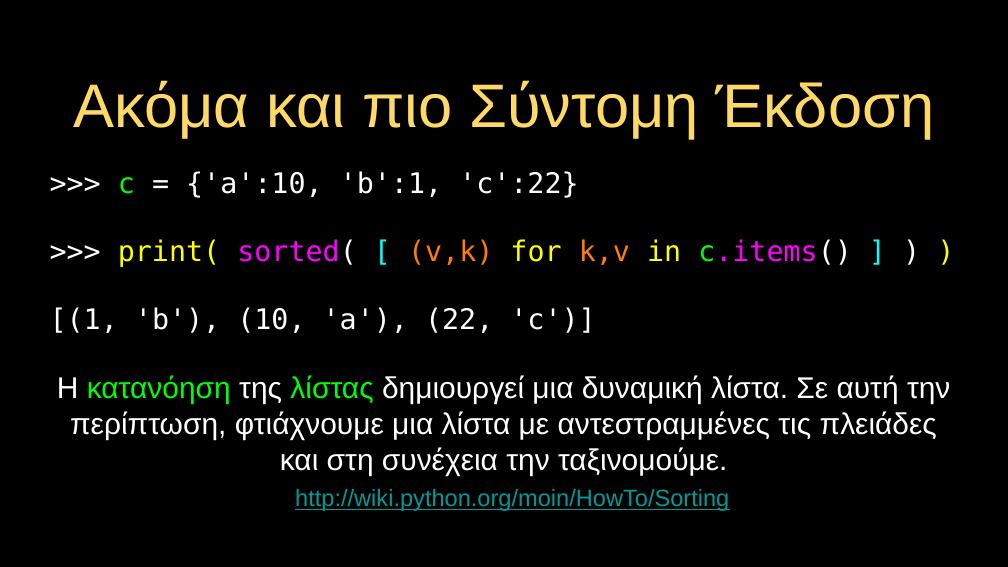
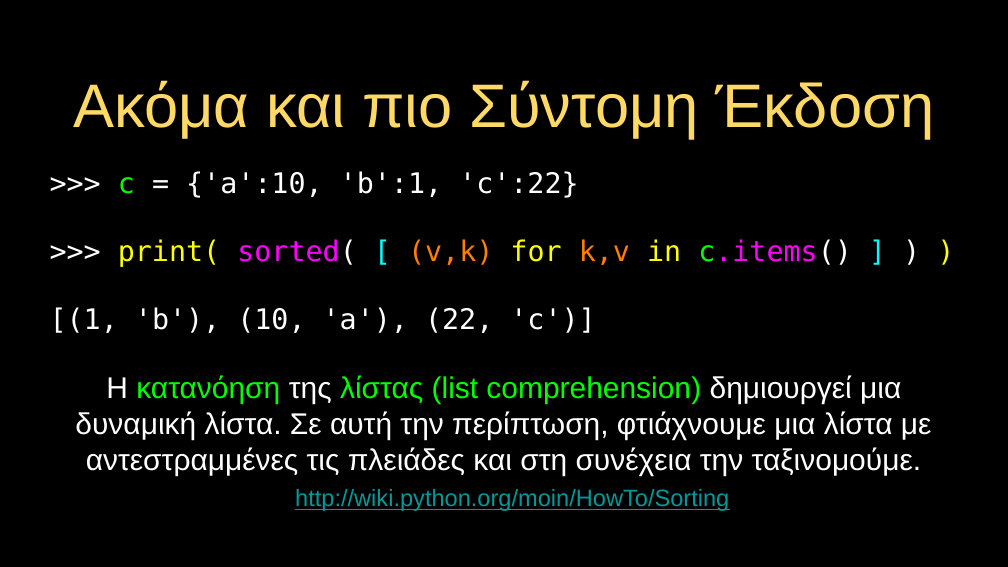
Before and after one commit to csev/py4e, a slide deck: slide 14 of lectures3/gr/Pythonlearn-10-Tuples.pptx. Drawn at 1008x567 pixels with LibreOffice and Linux fonts; fonts in the diff are those of the drawing. Boxes give left, top, right and bottom in pixels: in the first picture for what was removed or moved away, otherwise in the second. Text is boxed around its words. In the diff, an @@ line names an element or a change of style, - is before the commit and + after.

```diff
--- a/lectures3/gr/Pythonlearn-10-Tuples.pptx
+++ b/lectures3/gr/Pythonlearn-10-Tuples.pptx
@@ text at (x1=75, y1=375, x2=932, y2=475): text changed @@
-Η κατανόηση της λίστας δημιουργεί μια δυναμική λίστα. Σε αυτή την περίπτωση, φτιάχνουμε μια λίστα με αντεστραμμένες τις πλειάδες και στη συνέχεια την ταξινομούμε.
+Η κατανόηση της λίστας (list comprehension) δημιουργεί μια δυναμική λίστα. Σε αυτή την περίπτωση, φτιάχνουμε μια λίστα με αντεστραμμένες τις πλειάδες και στη συνέχεια την ταξινομούμε.
```
Also in this commit, not shown: 1 other slide changed, 2 other files.
